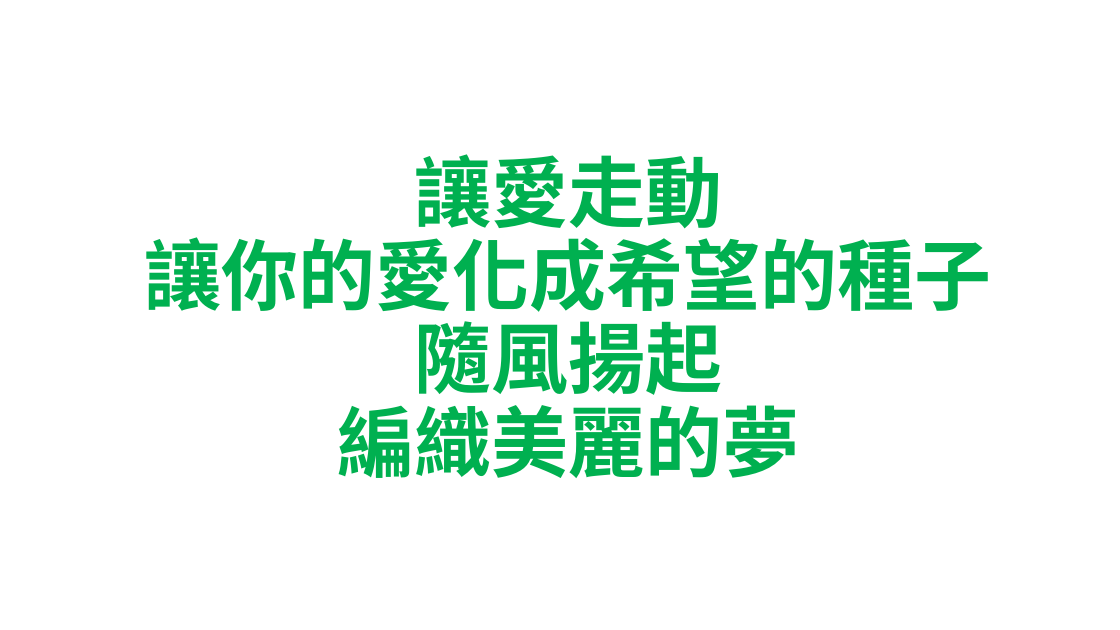
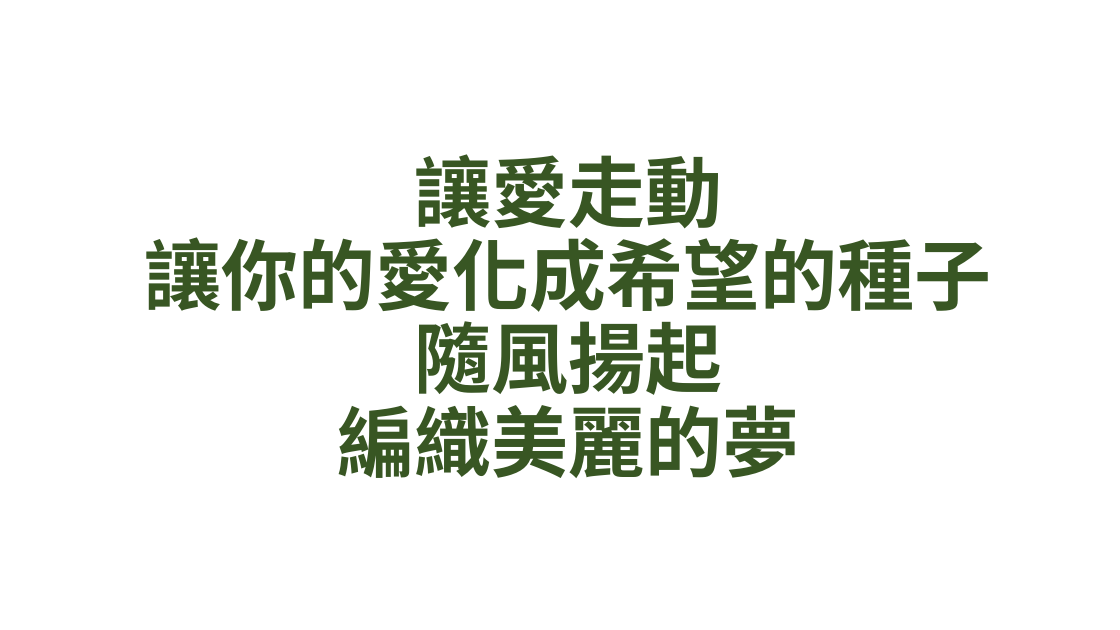
Before and after one commit to batisuoc/free-school-class, a slide deck: slide 14 of chinese/讓愛走動.pptx. Drawn at 1120x630 pixels with LibreOffice and Linux fonts; fonts in the diff are those of the drawing; background and template pictures are left out. Boxes give left, top, right and bottom in pixels: in the first picture for what was removed or moved away, otherwise in the second. Text is boxed around its words. In the diff, an @@ line names an element or a change of style, - is before the commit and + after.

Commit message:
Update ppts

```diff
--- a/chinese/讓愛走動.pptx
+++ b/chinese/讓愛走動.pptx
@@ title "讓愛走動 讓你的愛化成希望的種子 隨風揚起 編織美麗的夢" at (145, 154, 992, 478): font Calibri to Noto Sans CJK SC, text colour #00B050 to #385723 @@
```
Also in this commit, not shown: 2 other slides changed.
